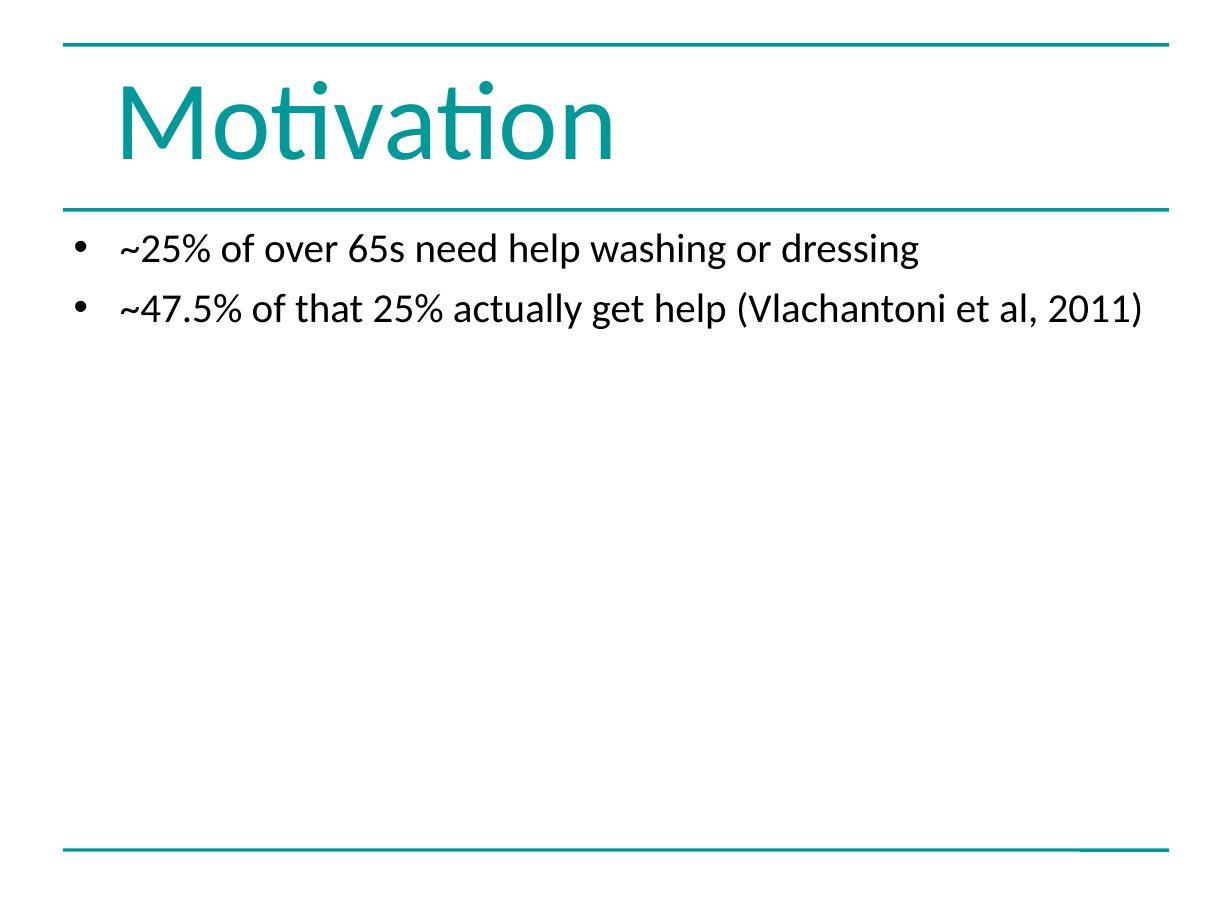
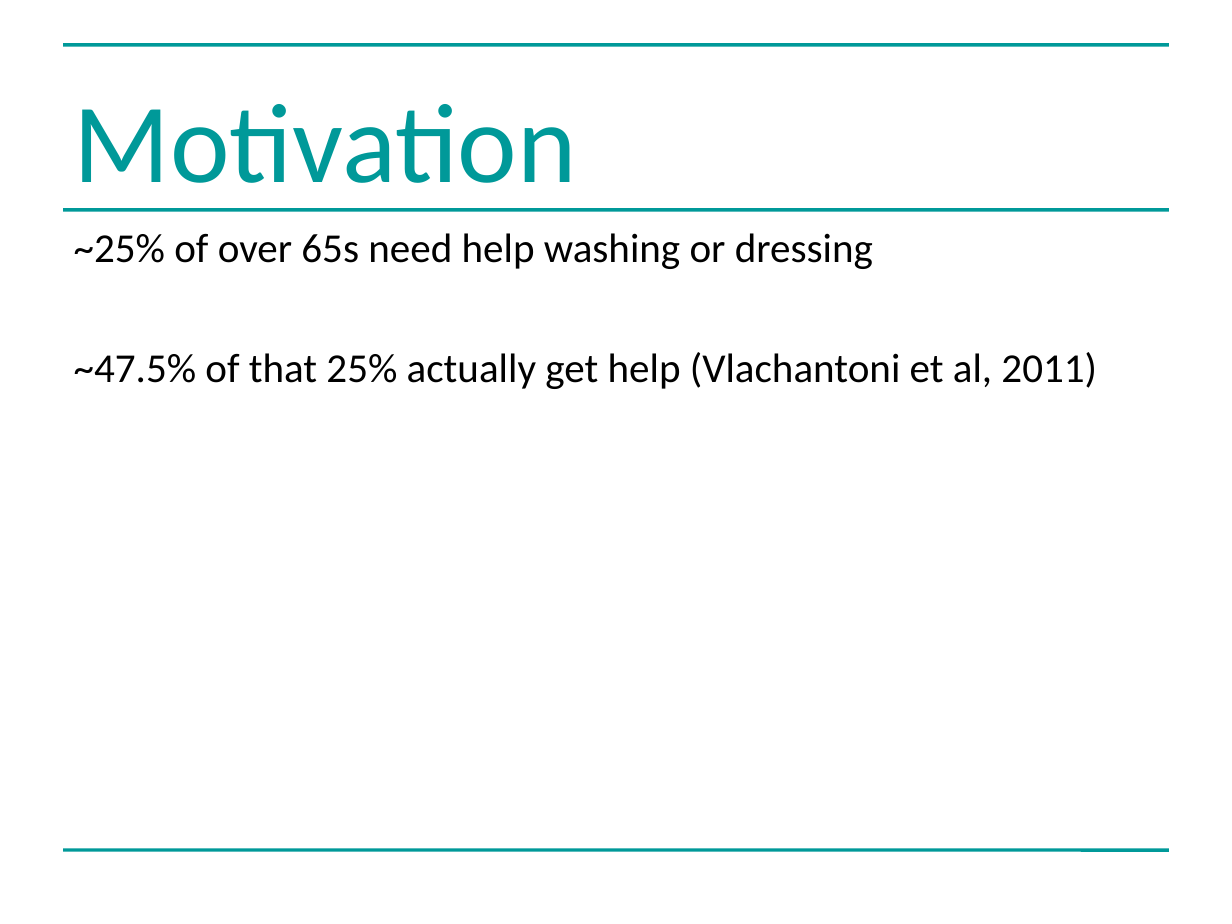
Before and after one commit to greenape/bsps2015, a slide deck: slide 3 of presentation/risky_aging_bsps.ppt. Drawn at 1232x924 pixels with LibreOffice and Linux fonts; fonts in the diff are those of the drawing. Boxes give left, top, right and bottom in pixels: in the first picture for what was removed or moved away, otherwise in the second. Text is boxed around its words. In the diff, an @@ line names an element or a change of style, - is before the commit and + after.

```diff
--- a/presentation/risky_aging_bsps.ppt
+++ b/presentation/risky_aging_bsps.ppt
@@ title "Motivation" rewrapped from [115, 81, 618, 160] to [74, 104, 577, 209] @@
@@ text "~25% of over 65s need ..." at [74, 233, 1097, 389]: bullet • to none @@
```
Also in this commit, not shown: 5 other slides changed, 4 slides added, 2 slides removed.
